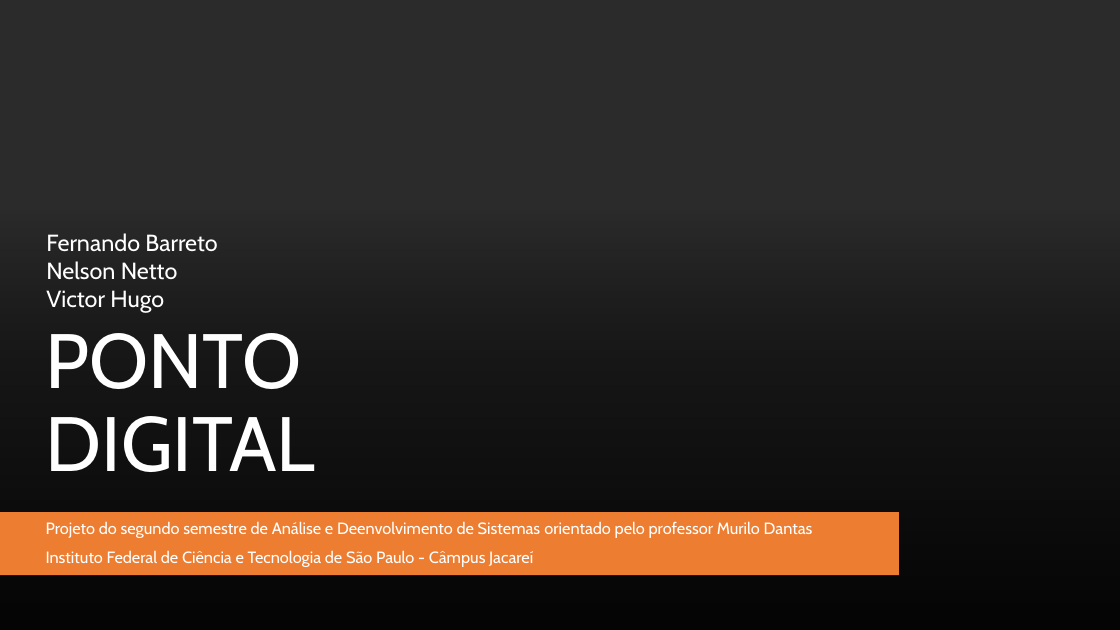
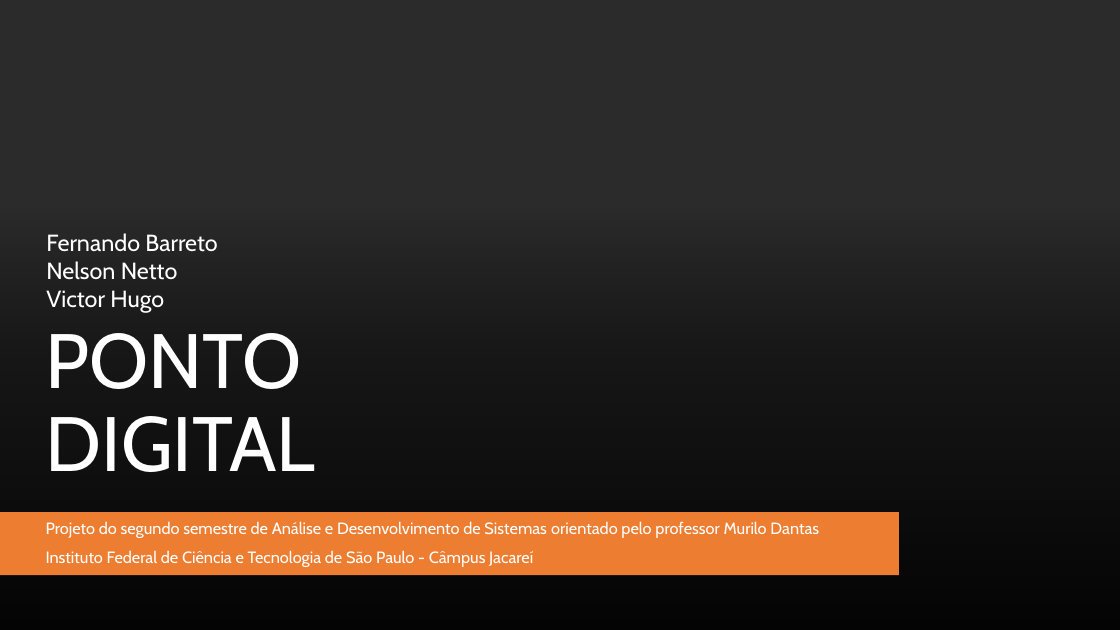
Before and after one commit to fbarreto05/Ponteiro, a slide deck: slide 1 of apresentacao_pontoapp.pptx. Drawn at 1120x630 pixels with LibreOffice and Linux fonts; fonts in the diff are those of the drawing; background and template pictures are left out; a plain dark background stands for a picture behind light text. Boxes give left, top, right and bottom in pixels: in the first picture for what was removed or moved away, otherwise in the second. Text is boxed around its words. In the diff, an @@ line names an element or a change of style, - is before the commit and + after.

```diff
--- a/apresentacao_pontoapp.pptx
+++ b/apresentacao_pontoapp.pptx
@@ subtitle at (x1=46, y1=521, x2=819, y2=538): text changed @@
-Projeto do segundo semestre de Análise e Deenvolvimento de Sistemas orientado pelo professor Murilo Dantas
+Projeto do segundo semestre de Análise e Desenvolvimento de Sistemas orientado pelo professor Murilo Dantas
```
Also in this commit, not shown: 2 other slides changed, 2 slides added, 1 slide removed.
